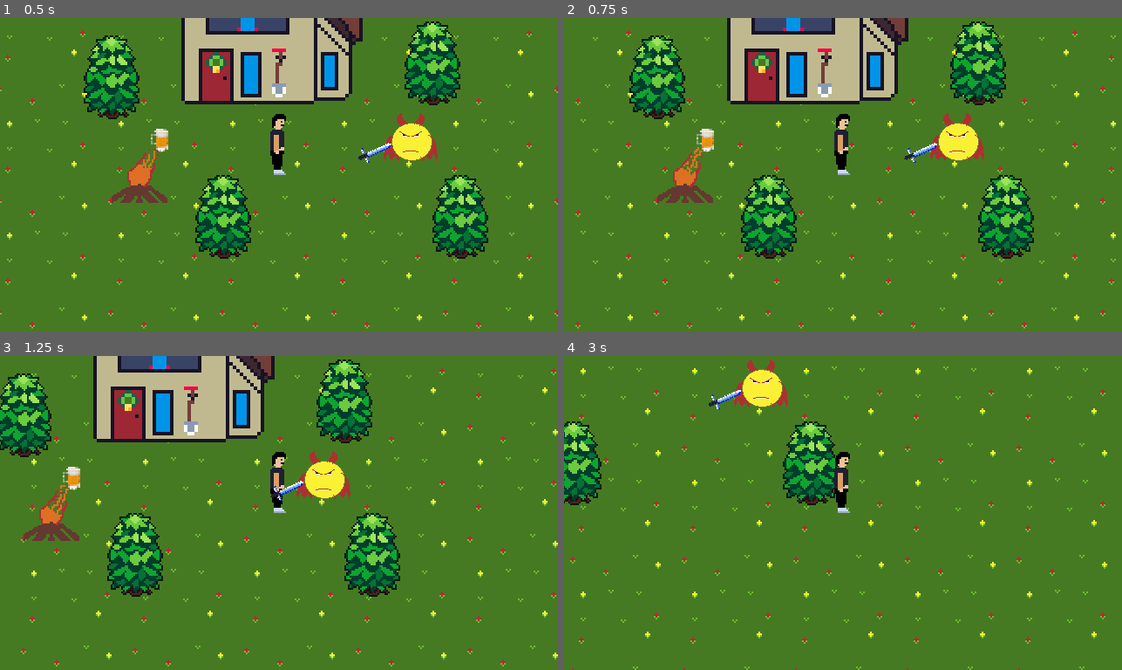
Above: before the commit, frames 1-4 (two rows, left to right).
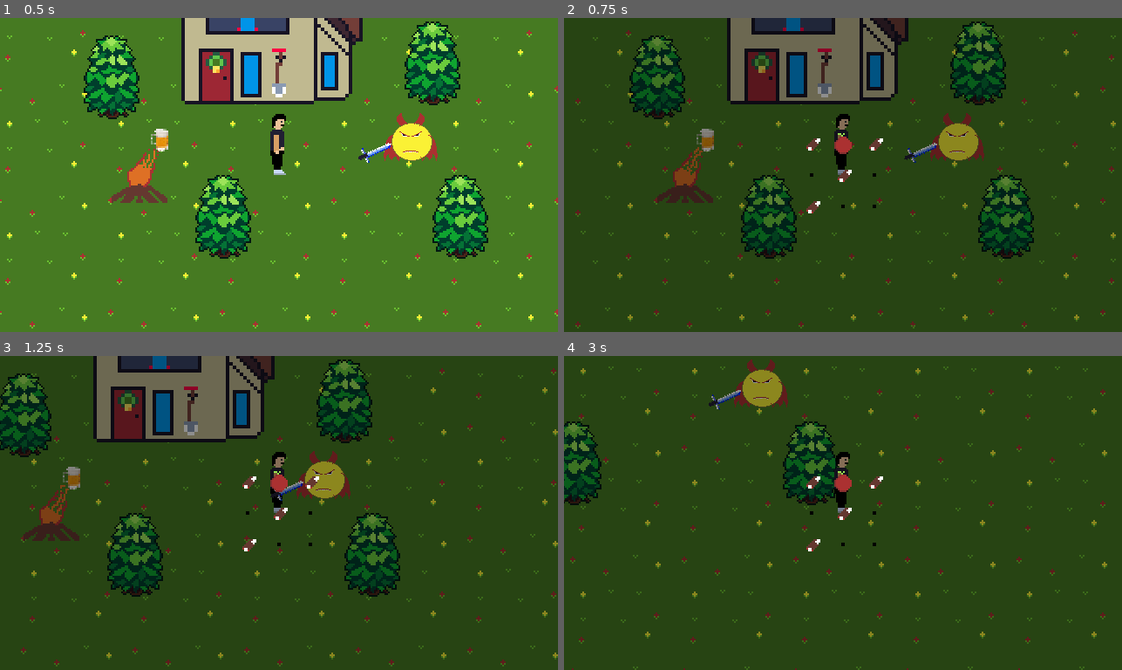
Above: after the commit, the same moments.

Repository: VictorINT/in-land
Game: Godot game, scene res://world.tscn
Same seed, same stepped clock (60 frames per second), same inputs: the game is played once before the commit and once after it.
Inputs:
- Up to frame 1 (0.5 s): no input
- Up to frame 2 (0.75 s): tap Enter at 0.5 s; hold Right (ui_right) from 0.53 s (still down); tap Tab (UiAcces, bound only after the commit) at 0.6 s
- Up to frame 3 (1.25 s): keep holding Right (ui_right)
- Up to frame 4 (3 s): release Right (ui_right) at 1.28 s; hold Down (ui_down) 1.28-2.03 s; tap Q (drop) at 1.35 s; tap Tab (UiAcces, bound only after the commit) at 1.55, 2.3 s; hold Right (ui_right) 2.03-2.78 s; tap I (interact) at 2.1 s; hold Up (ui_up) from 2.78 s (still down); tap E (pick) at 2.85 s

Frame 1 is identical in both runs. In frame 2, 97% of the frame differs, in the area x 0-100%, y 0-100%; in frame 3, 97%; in frame 4, 99%.

Commit message:
inventory complete
now you can acces invenotry by pressing tab from the main scene

Diff:
--- a/fireplace.tscn
+++ b/fireplace.tscn
@@ -5,7 +5,7 @@
 
 [sub_resource type="CapsuleShape2D" id=1]
 radius = 1.66005
-height = 9.74368
+height = 15.7306
 
 [sub_resource type="Animation" id=2]
 resource_name = "fireAnimation"
@@ -31,9 +31,10 @@
 position = Vector2( 0, -16.2806 )
 texture = ExtResource( 1 )
 hframes = 9
+frame = 8
 
 [node name="CollisionShape2D" type="CollisionShape2D" parent="."]
-position = Vector2( 0, -6.3462 )
+position = Vector2( 0, -6.4865 )
 rotation = -1.5708
 shape = SubResource( 1 )
 
--- a/player.tscn
+++ b/player.tscn
@@ -1,7 +1,8 @@
-[gd_scene load_steps=6 format=2]
+[gd_scene load_steps=7 format=2]
 
 [ext_resource path="res://resources/player1.png" type="Texture" id=1]
 [ext_resource path="res://resources/player.gd" type="Script" id=2]
+[ext_resource path="res://Inventory.tscn" type="PackedScene" id=3]
 
 [sub_resource type="CapsuleShape2D" id=1]
 radius = 2.83035
@@ -44,6 +45,11 @@
 position = Vector2( -0.118, 0.887 )
 
 [node name="RemoteTransform2D" type="RemoteTransform2D" parent="Position2D"]
+
+[node name="InventoryUI" type="CanvasLayer" parent="."]
+
+[node name="Inventory" parent="InventoryUI" instance=ExtResource( 3 )]
+visible = false
 [connection signal="body_entered" from="itemDetector" to="." method="_on_Area2D_body_entered"]
 [connection signal="body_exited" from="itemDetector" to="." method="_on_Area2D_body_exited"]
 [connection signal="body_entered" from="houseDetector" to="." method="_on_Area2D_body_entered"]
--- a/project.godot
+++ b/project.godot
@@ -114,6 +114,11 @@
 "events": [ Object(InputEventKey,"resource_local_to_scene":false,"resource_name":"","device":0,"alt":false,"shift":false,"control":false,"meta":false,"command":false,"pressed":false,"scancode":73,"unicode":0,"echo":false,"script":null)
  ]
 }
+UiAcces={
+"deadzone": 0.5,
+"events": [ Object(InputEventKey,"resource_local_to_scene":false,"resource_name":"","device":0,"alt":false,"shift":false,"control":false,"meta":false,"command":false,"pressed":false,"scancode":16777218,"unicode":0,"echo":false,"script":null)
+ ]
+}
 
 [rendering]
 
--- a/resources/player.gd
+++ b/resources/player.gd
@@ -62,6 +62,10 @@
 		$Position2D/RemoteTransform2D.remote_path = ""
 		selectedItem = null
 
+	if Input.is_action_just_pressed("UiAcces"):
+		toggle_inventory()
+
+	#CODUL LUI RARES :))
 	if Input.is_action_just_pressed("interact") and $houseDetector.get_overlapping_areas().size()>0:
 		if whereTheFuckIAm == Location.INSIDE_HOUSE:
 # warning-ignore:return_value_discarded
@@ -83,3 +87,7 @@
 #functie semnal ca mai sus, dar pentru iesire
 func _on_Area2D_body_exited(_body):
 	item = null
+
+func toggle_inventory():
+	$InventoryUI/Inventory.visible = !$InventoryUI/Inventory.visible
+	return $InventoryUI/Inventory.visible
--- a/world.tscn
+++ b/world.tscn
@@ -22,57 +22,57 @@
 
 [node name="elemente" type="Node" parent="."]
 
-[node name="YSort" type="YSort" parent="elemente"]
+[node name="elemente-nivel0" type="YSort" parent="elemente"]
 
-[node name="player" type="YSort" parent="elemente/YSort"]
+[node name="player" type="YSort" parent="elemente/elemente-nivel0"]
 
-[node name="player" parent="elemente/YSort/player" instance=ExtResource( 1 )]
+[node name="player" parent="elemente/elemente-nivel0/player" instance=ExtResource( 1 )]
 position = Vector2( 120, 87.8754 )
 
-[node name="Camera2D" type="Camera2D" parent="elemente/YSort/player/player"]
+[node name="Camera2D" type="Camera2D" parent="elemente/elemente-nivel0/player/player"]
 current = true
 
-[node name="items" type="YSort" parent="elemente/YSort/player"]
+[node name="items" type="YSort" parent="elemente/elemente-nivel0/player"]
 
-[node name="sword" parent="elemente/YSort/player/items" instance=ExtResource( 8 )]
+[node name="sword" parent="elemente/elemente-nivel0/player/items" instance=ExtResource( 8 )]
 position = Vector2( 160, 92.8251 )
 rotation = 0.369027
 scale = Vector2( 0.995504, 0.971556 )
 
-[node name="bere" parent="elemente/YSort/player/items" instance=ExtResource( 5 )]
+[node name="bere" parent="elemente/elemente-nivel0/player/items" instance=ExtResource( 5 )]
 position = Vector2( 46.3326, 85.8787 )
 scale = Vector2( 1.00592, 0.991091 )
 
-[node name="trees" type="YSort" parent="elemente/YSort"]
+[node name="trees" type="YSort" parent="elemente/elemente-nivel0"]
 position = Vector2( 24, 72 )
 
-[node name="tree" parent="elemente/YSort/trees" instance=ExtResource( 3 )]
+[node name="tree" parent="elemente/elemente-nivel0/trees" instance=ExtResource( 3 )]
 position = Vector2( 0, -16 )
 
-[node name="tree2" parent="elemente/YSort/trees" instance=ExtResource( 3 )]
+[node name="tree2" parent="elemente/elemente-nivel0/trees" instance=ExtResource( 3 )]
 position = Vector2( 200, 64 )
 
-[node name="tree3" parent="elemente/YSort/trees" instance=ExtResource( 3 )]
+[node name="tree3" parent="elemente/elemente-nivel0/trees" instance=ExtResource( 3 )]
 position = Vector2( 184, -24 )
 
-[node name="tree4" parent="elemente/YSort/trees" instance=ExtResource( 3 )]
+[node name="tree4" parent="elemente/elemente-nivel0/trees" instance=ExtResource( 3 )]
 position = Vector2( 64, 64 )
 
-[node name="houses" type="YSort" parent="elemente/YSort"]
+[node name="houses" type="YSort" parent="elemente/elemente-nivel0"]
 
-[node name="casa" parent="elemente/YSort/houses" instance=ExtResource( 4 )]
+[node name="casa" parent="elemente/elemente-nivel0/houses" instance=ExtResource( 4 )]
 position = Vector2( 104, 48 )
 scale = Vector2( 2, 2 )
 
-[node name="inamici" type="YSort" parent="elemente/YSort"]
+[node name="inamici" type="YSort" parent="elemente/elemente-nivel0"]
 position = Vector2( 96, 52.0511 )
 scale = Vector2( 0.5, 0.5 )
 
-[node name="inamic_emojiRetardat" parent="elemente/YSort/inamici" instance=ExtResource( 6 )]
+[node name="inamic_emojiRetardat" parent="elemente/elemente-nivel0/inamici" instance=ExtResource( 6 )]
 position = Vector2( 200, 56 )
 script = ExtResource( 7 )
 
-[node name="YSort2" type="YSort" parent="elemente/YSort"]
+[node name="fireplace" type="YSort" parent="elemente/elemente-nivel0"]
 
-[node name="fireplace" parent="elemente/YSort/YSort2" instance=ExtResource( 9 )]
+[node name="fireplace" parent="elemente/elemente-nivel0/fireplace" instance=ExtResource( 9 )]
 position = Vector2( 39.9962, 104 )
